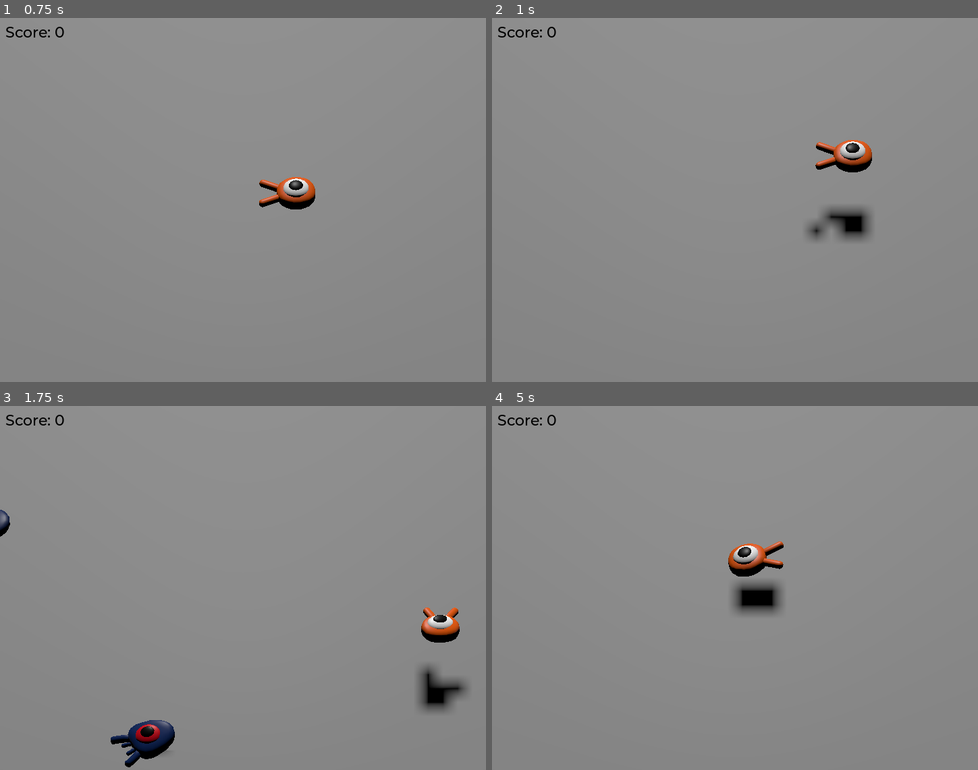
Above: before the commit, frames 1-4 (two rows, left to right).
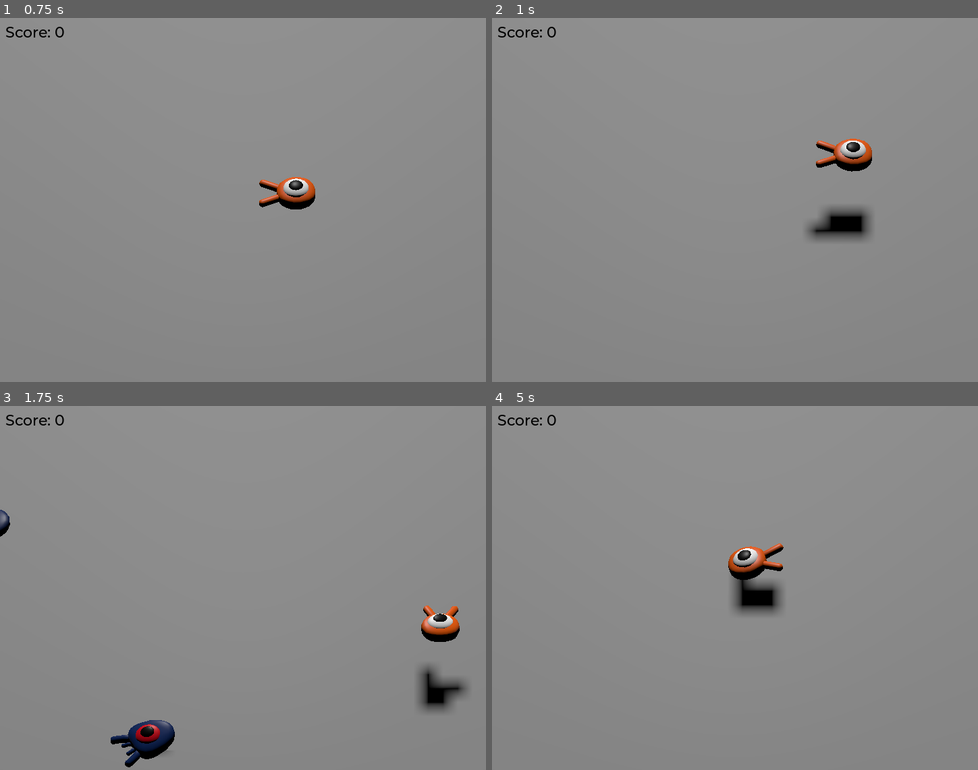
Above: after the commit, the same moments.

Repository: marleeeeeey/godot_exmples
Game: Godot game, scene res://scenes/main.tscn
Same seed, same stepped clock (60 frames per second), same inputs: the game is played once before the commit and once after it.
Inputs:
- Up to frame 1 (0.75 s): tap Enter (ui_accept) at 0.5 s; hold D (move_right) from 0.53 s (still down)
- Up to frame 2 (1 s): keep holding D (move_right); tap Space (jump) at 0.77 s
- Up to frame 3 (1.75 s): release D (move_right) at 1.28 s; hold S (move_back) from 1.28 s (still down); tap Space (jump) at 1.52 s
- Up to frame 4 (5 s): release S (move_back) at 2.03 s; hold D (move_right) 2.03-2.78 s; hold W (move_forward) 2.78-3.53 s; tap Space (jump) at 3.02, 3.77, 4.52 s; hold A (move_left) from 3.53 s (still down)

Frame 1 is identical in both runs. In frame 2, 0.6% of the frame differs, in the area x 66-79%, y 33-61%; in frame 3, 0.2%; in frame 4, 0.7%, in the area x 48-60%, y 37-51%.

Commit message:
Refactoring.

Diff:
--- a/004_first_3d_game/project.godot
+++ b/004_first_3d_game/project.godot
@@ -23,6 +23,7 @@
 
 window/size/viewport_width=720
 window/size/viewport_height=540
+window/size/always_on_top=true
 
 [input]
 
--- a/004_first_3d_game/src/mob.gd
+++ b/004_first_3d_game/src/mob.gd
@@ -5,6 +5,7 @@
 
 # Minimum speed of the mob in meters per second.
 @export var min_speed = 10
+
 # Maximum speed of the mob in meters per second.
 @export var max_speed = 18
 
--- a/004_first_3d_game/src/player.gd
+++ b/004_first_3d_game/src/player.gd
@@ -10,15 +10,15 @@
 # The downward acceleration when in the air, in meters per second squared.
 @export var fall_acceleration = 75
 
-# The target_velocity is a 3D vector combining a speed with a direction.
-var target_velocity = Vector3.ZERO
-
 # Vertical impulse applied to the character upon jumping in meters per second.
 @export var jump_impulse = 20
 
 # Vertical impulse applied to the character upon bouncing over a mob in
 # meters per second.
 @export var bounce_impulse = 16
+
+# The target_velocity is a 3D vector combining a speed with a direction.
+var target_velocity = Vector3.ZERO
 
 
 func _physics_process(delta):
@@ -53,9 +53,6 @@
 	if not is_on_floor():  # If in the air, fall towards the floor. Literally gravity
 		target_velocity.y = target_velocity.y - (fall_acceleration * delta)
 
-	# Moving the Character
-	velocity = target_velocity
-
 	# Jumping.
 	if is_on_floor() and Input.is_action_just_pressed("jump"):
 		target_velocity.y = jump_impulse
@@ -82,6 +79,8 @@
 				# Prevent further duplicate calls.
 				break
 
+	# Moving the Character
+	velocity = target_velocity
 	move_and_slide()
 
 	# Make the character arc when jumping.
